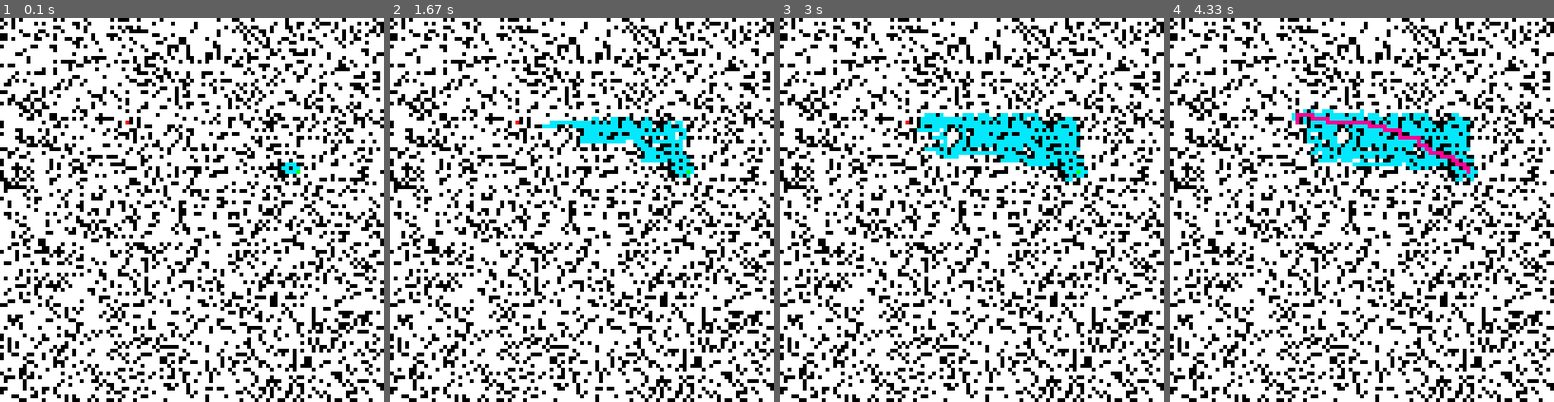
Above: before the commit, frames 1-4 (left to right).
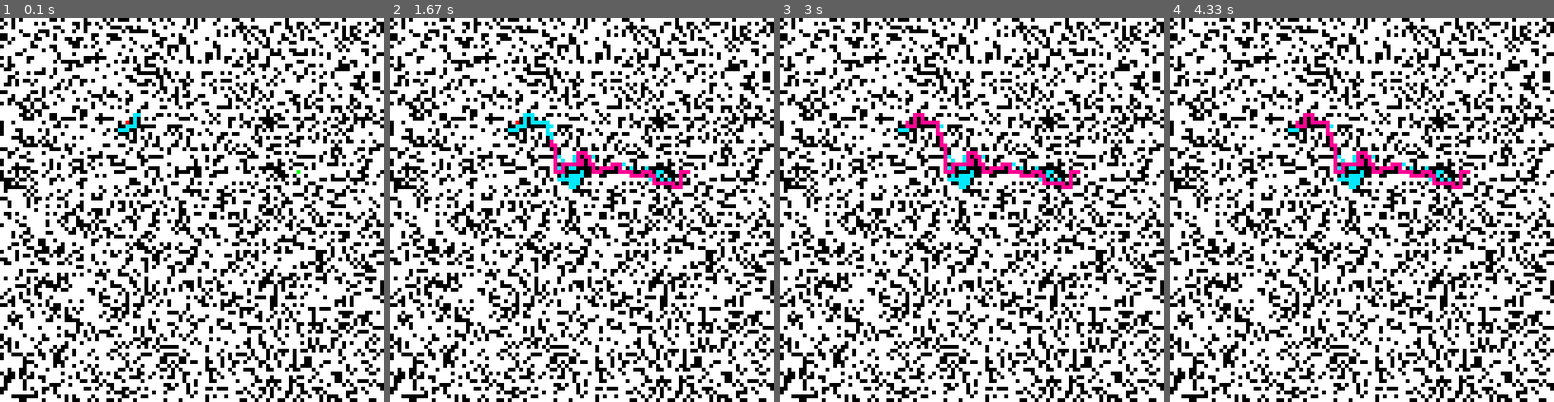
Above: after the commit, the same moments.

Repository: zain-sayed/IntroToAI
Game: pygame game, started from pygameBase.py
Two runs of this game, one before a commit and one after it. Both use one fixed random seed, a clock stepped at 60 frames per second and the inputs below.
Inputs:
- Up to frame 1 (0.1 s): no input
- Up to frame 2 (1.67 s): no input
- Up to frame 3 (3 s): no input
- Up to frame 4 (4.33 s): no input

The runs differ from the first frame. In frame 1, 5.4% of the frame differs, in the area x 0-100%, y 0-100%; in frame 2, 8.2%; in frame 3, 9.4%; in frame 4, 9.8%.

Commit message:
modified blocked node

Diff:
--- a/astar.py
+++ b/astar.py
@@ -8,6 +8,12 @@
     hy = abs(goalY - y)
     return hx + hy
 
+def findh_backward(x, y, startX, startY):
+    # current node to start
+    hx = abs(startX - x)
+    hy = abs(startY - y)
+    return hx + hy
+
 
 # finds h value of a node in Adaptive A*
 def findh_adaptive(startX, startY, g, goalX, goalY):
@@ -19,6 +25,10 @@
 # finds f value of a node
 def findf(x, y, g, goalX, goalY):
     return g + findh(x, y, goalX, goalY)
+
+
+def findf_backward(x, y, g, startX, startY):
+    return g + findh_backward(x, y, startX, startY)
 
 
 # finds f value of a node in Adaptive A*
@@ -50,6 +60,21 @@
             done = True
 
 
+def check_blocked(x, y, currentNode, grid, blocked_list):
+    if (grid[x - 1][y] == 1) and (x - 1, y) not in blocked_list:
+        blocked_list.append((x - 1, y))
+        currentNode.g = 0
+    elif (grid[x + 1][y] == 1) and (x + 1, y) not in blocked_list:
+        blocked_list.append((x + 1, y))
+        currentNode.g = 0
+    elif (grid[x][y - 1] == 1) and (x, y - 1) not in blocked_list:
+        blocked_list.append((x, y - 1))
+        currentNode.g = 0
+    elif (grid[x][y + 1] == 1) and (x, y + 1) not in blocked_list:
+        blocked_list.append((x, y + 1))
+        currentNode.g = 0
+
+
 # repeated forward A* algorithm
 def repeatedForwardAstar(pygame, grid, startCoord, goalCoord, time):
 
@@ -80,6 +105,10 @@
     # counter for how many nodes have been seen (not necessarily expanded)
     count = 0
     total_time = 0
+    shortest_path = 0
+
+    # initialize blocked list
+    blocked_list = []
 
     # while the open list is not empty and the goal state is not found
     while (len(globalvars.openlist) != 0) and (goalfound is False) and (done is False):
@@ -102,6 +131,9 @@
         if grid[x][y] == 3:
             print("FOUND GOAL")
 
+        # check to see if neighbors are blocked and not in blocked list already
+        check_blocked(x, y, currentNode, grid, blocked_list)
+
         # up node, check bounds of x-1 and then if unblocked=0, blocked=1
         if (x - 1) > -1:
             # create the node
@@ -126,6 +158,7 @@
                     # compare f values and resiftup()
                     else:
                        comparef(x - 1, y, upNode)
+            # goal node
             elif grid[x - 1][y] == 3:
                 insert(upNode)
 
@@ -246,6 +279,9 @@
             # make it PINK
             grid[currX][currY] = 9
 
+            # shortest path
+            shortest_path = shortest_path + 1
+
             # fill initial screen black
             BLACK = (0, 0, 0)
             screen.fill(BLACK)
@@ -262,6 +298,10 @@
 
         # make the last point PINK
         grid[startX][startY] = 9
+
+        # shortest path
+        shortest_path = shortest_path + 1
+
         # helps display the loop
         mainEventLoop(pygame)
         # fill initial screen black
@@ -283,7 +323,7 @@
     globalvars.openlist = []
     globalvars.closedlist = []
     pygame.display.quit()
-    return (count, total_time)
+    return (count, total_time, shortest_path)
 
 
 
@@ -317,6 +357,10 @@
     # counter for how many nodes have been seen (not necessarily expanded)
     count = 0
     total_time = 0
+    shortest_path = 0
+
+    # blocked list
+    blocked_list = []
 
     # while the open list is not empty and the goal state is not found
     while (len(globalvars.openlist) != 0) and (goalfound is False) and (done is False):
@@ -338,6 +382,9 @@
         x, y = currentNode.coordinates
         if grid[x][y] == 2:
             print("FOUND GOAL")
+
+        # check to see if neighbors are blocked and not in blocked list already
+        check_blocked(x, y, currentNode, grid, blocked_list)
 
         # up node, check bounds of x-1 and then if unblocked=0, blocked=1
         if (x - 1) > -1:
@@ -483,6 +530,9 @@
             # make it PINK
             grid[currX][currY] = 9
 
+            # shortest path
+            shortest_path = shortest_path + 1
+
             # fill initial screen black
             BLACK = (0, 0, 0)
             screen.fill(BLACK)
@@ -499,6 +549,10 @@
 
         # make the last point PINK
         grid[startX][startY] = 9
+
+        # shortest path
+        shortest_path = shortest_path + 1
+
         # helps display the loop
         mainEventLoop(pygame)
         # fill initial screen black
@@ -520,7 +574,7 @@
     globalvars.openlist = []
     globalvars.closedlist = []
     pygame.display.quit()
-    return (count, total_time)
+    return (count, total_time, shortest_path)
 
 
 
@@ -554,6 +608,10 @@
     # counter for how many nodes have been seen (not necessarily expanded)
     count = 0
     total_time = 0
+    shortest_path = 0
+
+    # blocked list
+    blocked_list = []
 
     # while the open list is not empty and the goal state is not found
     while (len(globalvars.openlist) != 0) and (goalfound is False) and (done is False):
@@ -575,6 +633,9 @@
         x, y = currentNode.coordinates
         if grid[x][y] == 3:
             print("FOUND GOAL")
+
+        # check to see if neighbors are blocked and not in blocked list already
+        check_blocked(x, y, currentNode, grid, blocked_list)
 
         # up node, check bounds of x-1 and then if unblocked=0, blocked=1
         if (x - 1) > -1:
@@ -721,6 +782,9 @@
             # make it PINK
             grid[currX][currY] = 9
 
+            # shortest path
+            shortest_path = shortest_path + 1
+
             # fill initial screen black
             BLACK = (0, 0, 0)
             screen.fill(BLACK)
@@ -737,6 +801,10 @@
 
         # make the last point PINK
         grid[startX][startY] = 9
+
+        # shortest path
+        shortest_path = shortest_path + 1
+
         # helps display the loop
         mainEventLoop(pygame)
         # fill initial screen black
@@ -758,4 +826,4 @@
     globalvars.openlist = []
     globalvars.closedlist = []
     pygame.display.quit()
-    return (count, total_time)
+    return (count, total_time, shortest_path)
--- a/gridFunc.py
+++ b/gridFunc.py
@@ -21,7 +21,7 @@
         grid.append([])
         for column in range(101):
             coinFlip = random.randint(0, 100)
-            if (coinFlip > 24):
+            if (coinFlip > 29):
                 grid[row].append(0)
             else:
                 grid[row].append(1)
--- a/pygameBase.py
+++ b/pygameBase.py
@@ -46,13 +46,13 @@
 pygame.init()
 
 # call the forward Astar algorithm
-repeatedForwardAstar(pygame, grid, startCoord, goalCoord, time)
+#repeatedForwardAstar(pygame, grid, startCoord, goalCoord, time)
 
 # call the backward Astar algorithm
 repeatedBackwardAstar(pygame, grid2, goalCoord, startCoord, time)
 
 # call the adaptive astar algorithm
-adaptive_repeatedForwardAstar(pygame, grid3, startCoord, goalCoord, time)
+#adaptive_repeatedForwardAstar(pygame, grid3, startCoord, goalCoord, time)
 
 # Close the window and quit.
 pygame.quit()
